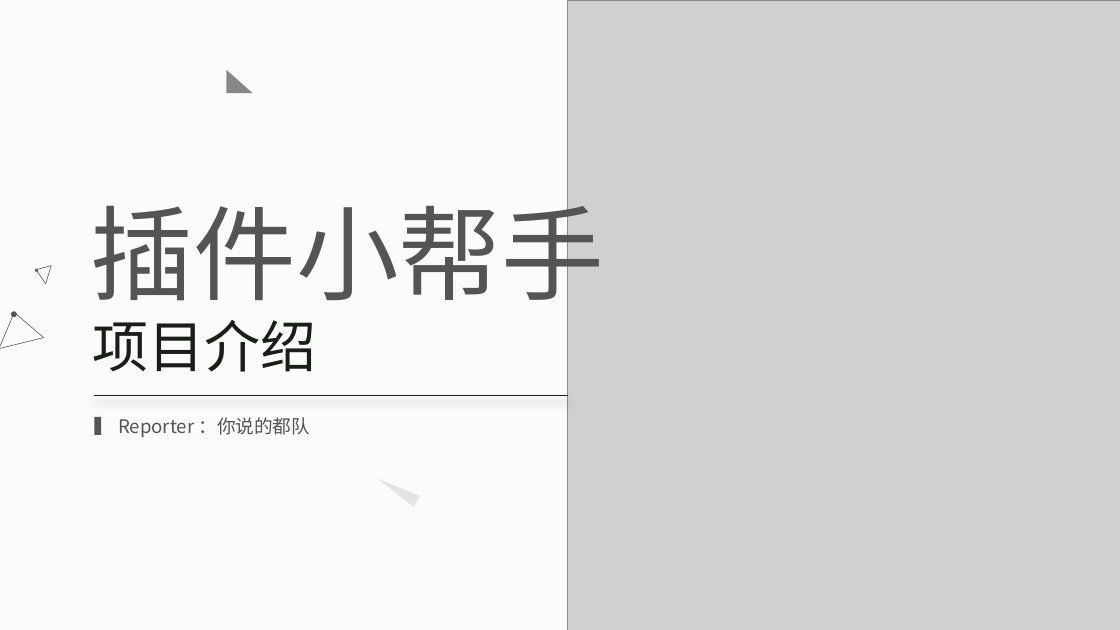
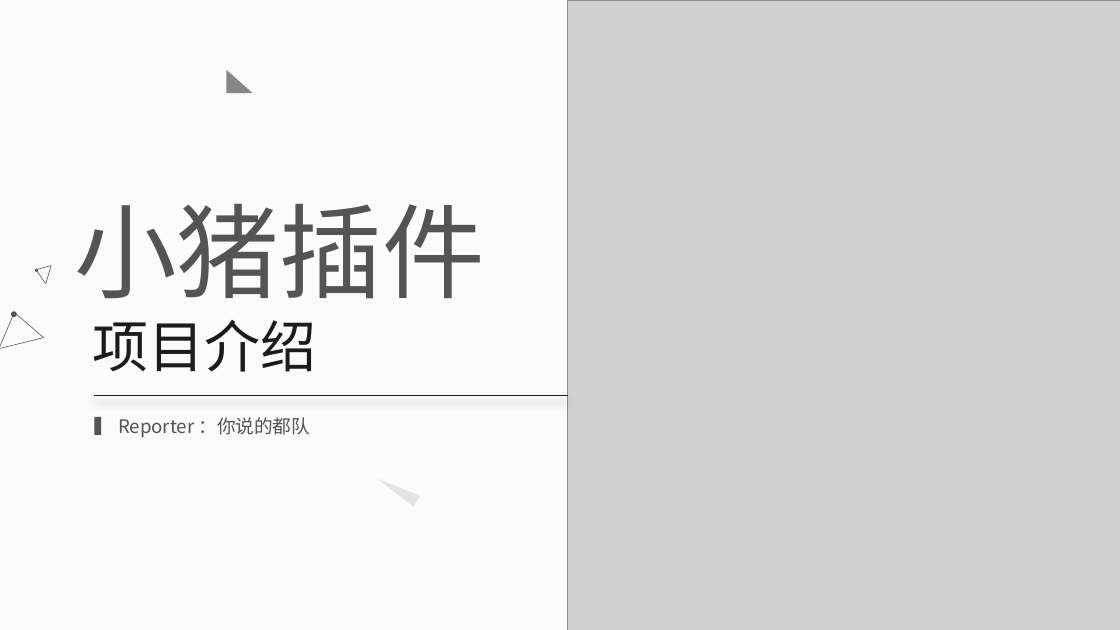
Before and after one commit to FZUTEST/TeamFiles, a slide deck: slide 1 of 小猪插件.pptx. Drawn at 1120x630 pixels with LibreOffice and Linux fonts; fonts in the diff are those of the drawing; grey boxes stand for pictures. Boxes give left, top, right and bottom in pixels: in the first picture for what was removed or moved away, otherwise in the second. Text is boxed around its words. In the diff, an @@ line names an element or a change of style, - is before the commit and + after.

Commit message:
团队文档第二次上传

```diff
--- a/小猪插件.pptx
+++ b/小猪插件.pptx
@@ text at [74, 204, 485, 299]: text changed @@
-插件小帮手
+小猪插件
```
